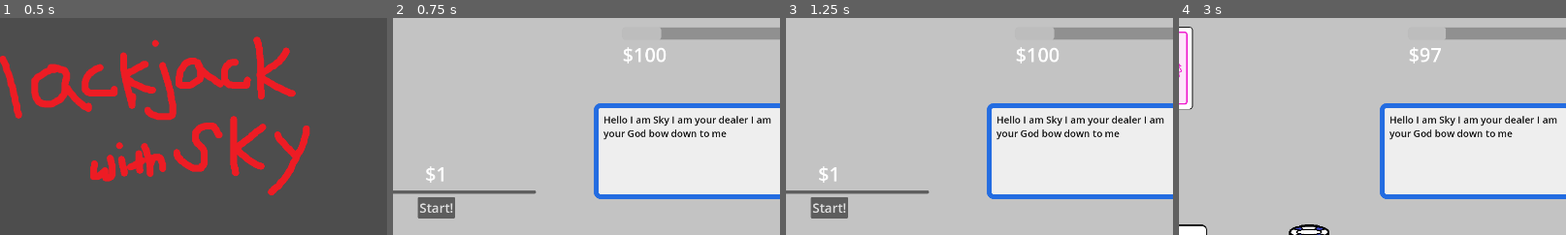
Above: before the commit, frames 1-4 (left to right).
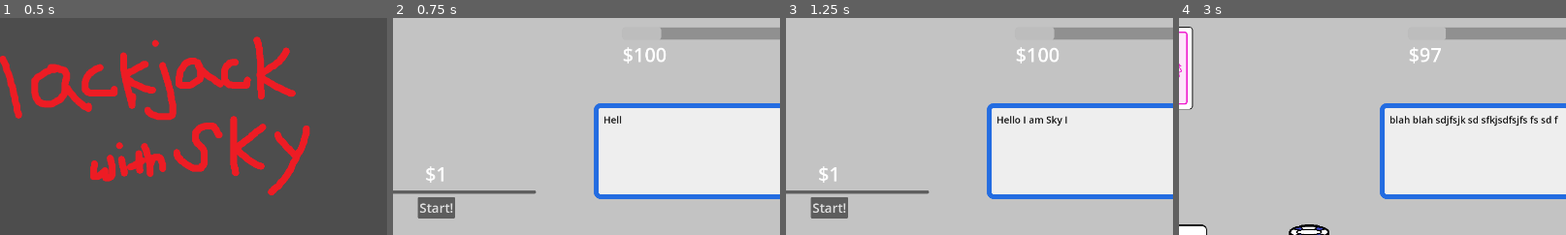
Above: after the commit, the same moments.

Repository: Tofutush/blackjack-with-sky
Game: Godot game, scene res://scenes/Start/Start.tscn
Same seed, same stepped clock (60 frames per second), same inputs: the game is played once before the commit and once after it.
Inputs:
- Up to frame 1 (0.5 s): no input
- Up to frame 2 (0.75 s): click "Start" at 0.5 s
- Up to frame 3 (1.25 s): no input
- Up to frame 4 (3 s): click "Start!" at 1.25 s; click "Split" at 2 s; click "Double down" at 2.75 s
The pictures show only the part of the screen within x 10-60%, y 2-52%; the shares and areas given below are measured in that part.

Frame 1 is identical in both runs. In frame 2, 1.1% of the frame differs, in the area x 54-98%, y 45-57%; in frame 3, 0.9%; in frame 4, 1.5%.

Commit message:
dialog complete...?

Diff:
--- a/project.godot
+++ b/project.godot
@@ -25,6 +25,16 @@
 window/size/viewport_width=1920
 window/size/viewport_height=1080
 
+[input]
+
+advance_dialog={
+"deadzone": 0.2,
+"events": [Object(InputEventKey,"resource_local_to_scene":false,"resource_name":"","device":-1,"window_id":0,"alt_pressed":false,"shift_pressed":false,"ctrl_pressed":false,"meta_pressed":false,"pressed":false,"keycode":0,"physical_keycode":32,"key_label":0,"unicode":32,"location":0,"echo":false,"script":null)
+, Object(InputEventMouseButton,"resource_local_to_scene":false,"resource_name":"","device":-1,"window_id":0,"alt_pressed":false,"shift_pressed":false,"ctrl_pressed":false,"meta_pressed":false,"button_mask":0,"position":Vector2(0, 0),"global_position":Vector2(0, 0),"factor":1.0,"button_index":1,"canceled":false,"pressed":false,"double_click":false,"script":null)
+, Object(InputEventKey,"resource_local_to_scene":false,"resource_name":"","device":-1,"window_id":0,"alt_pressed":false,"shift_pressed":false,"ctrl_pressed":false,"meta_pressed":false,"pressed":false,"keycode":0,"physical_keycode":4194309,"key_label":0,"unicode":0,"location":0,"echo":false,"script":null)
+]
+}
+
 [rendering]
 
 renderer/rendering_method="gl_compatibility"
--- a/scenes/Dialog/Dialog.tscn
+++ b/scenes/Dialog/Dialog.tscn
@@ -1,13 +1,13 @@
-[gd_scene load_steps=3 format=3 uid="uid://dvsn2prfxngft"]
+[gd_scene load_steps=4 format=3 uid="uid://dvsn2prfxngft"]
 
+[ext_resource type="Script" uid="uid://cqkl406yvf13u" path="res://scenes/Dialog/dialog.gd" id="1_bx2yw"]
 [ext_resource type="Texture2D" uid="uid://b82n8dd4055hr" path="res://assets/tail back.png" id="1_ptdee"]
 [ext_resource type="Texture2D" uid="uid://d3ci1impmd3av" path="res://assets/tail front.png" id="2_u13j6"]
 
 [node name="Dialog" type="Control"]
 layout_mode = 3
 anchors_preset = 0
-offset_right = 452.0
-offset_bottom = 241.0
+script = ExtResource("1_bx2yw")
 
 [node name="TailBack" type="TextureRect" parent="."]
 texture_filter = 1
@@ -37,3 +37,8 @@
 offset_bottom = 106.0
 texture = ExtResource("2_u13j6")
 expand_mode = 1
+
+[node name="Timer" type="Timer" parent="."]
+wait_time = 0.04
+
+[connection signal="timeout" from="Timer" to="." method="_on_timer_timeout"]
--- /dev/null
+++ b/scenes/Dialog/dialog.gd
@@ -0,0 +1,56 @@
+extends Control
+class_name Dialog
+## dialog class for sky talking
+
+@onready var rich_text_label: RichTextLabel = $PanelContainer/RichTextLabel ## dialog text
+@onready var timer: Timer = $Timer ## timer for typing
+
+var lines: Array[String] = []
+var currentLine := 0
+var isDialogging := false
+var isAnimating := false
+
+func _ready() -> void:
+	lines = [
+		'Hello I am Sky I am your dealer I am your God bow down to me',
+		'blah blah sdjfsjk sd sfkjsdfsjfs fs sd f',
+		'[b]fuck you[/b] you suck'
+	]
+	showMessage()
+
+## shows a message in the dialog. can bbcode
+func showMessage() -> void:
+	if currentLine >= lines.size():
+		isDialogging = false
+		hide()
+		return
+	isDialogging = true
+	rich_text_label.text = lines[currentLine]
+	if GameManager.textAnimation:
+		isAnimating = true
+		rich_text_label.visible_characters = 0
+		timer.start()
+	else:
+		showMessageImmediately()
+
+## displays entire message and ends isAnimating
+func showMessageImmediately() -> void:
+	timer.stop()
+	rich_text_label.text = lines[currentLine]
+	rich_text_label.visible_characters = -1
+	isAnimating = false
+
+func _on_timer_timeout() -> void:
+	if rich_text_label.visible_characters < rich_text_label.text.length():
+		rich_text_label.visible_characters += 1
+	else:
+		timer.stop()
+		isAnimating = false
+
+func _input(event: InputEvent) -> void:
+	if event.is_action_pressed("advance_dialog"):
+		if isAnimating:
+			showMessageImmediately()
+		else:
+			currentLine += 1
+			showMessage()
--- a/scenes/Main/Main.tscn
+++ b/scenes/Main/Main.tscn
@@ -122,8 +122,6 @@
 anchor_top = 0.23148148
 anchor_right = 0.36302084
 anchor_bottom = 0.23148148
-offset_right = 0.0
-offset_bottom = 0.0
 
 [connection signal="bet_submitted" from="Bet" to="." method="_on_bet_bet_submitted"]
 [connection signal="double_down" from="PlayerButtons" to="." method="_on_player_double_down"]
Not shown, added: scenes/Dialog/dialog.gd.uid
